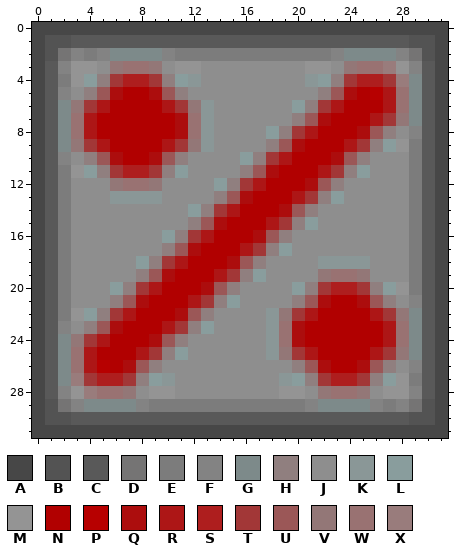
Pixel-art sprite -- Images/Icons/ModuloIcon.png. Above: the version before the commit.
The file is 32x32 pixels. Colours within 5 levels of each other are drawn and written as one.
Palette (. is transparent): A #474747  B #535353  C #595959  D #757474  E #7c7c7c  F #838383  G #7d8a8a  H #907f7f  J #8e8e8e  K #8a9797  L #899d9d  M #949494  N #b10000  P #b70000  Q #ac0d0d  R #ad1616  S #ae1e1e  T #a23737  U #9b5757  V #937777  W #997272  X #997c7c
Pixels before, first column x 0:
 0 AAAAAAAAAAAAAAAAAAAAAAAAAAAAAAAA
 1 ABBCCCCCCCCCCCCCCCCCCCCCCCCCCBBA
 2 ABDFEFGGGGFEEEEEEEEEEEEFGGGGFDBA
 3 ACFMMJVWWVJMMJJJJJJJJMMJVWWXMFCA
 4 ACEMLHTSSTHLKJJJJJJJJKLHTSSTXGCA
 5 ACFJHUQNNQUHJJJJJJJJJJHUQNPRWGCA
 6 ACGVTRNNNNRTVKJJJJJJLHTRNNNRWGCA
 7 ACGWRNNNNNNQWKJJJJJJHUQNNNRTVGCA
 8 ACGWRNNNNNNQWKJJJJLHTRNNNQUHJFCA
 9 ACGVTRNNNNRTVKJJJJHUQNNNRTHLMECA
10 ACFJHUQNNQUHJJJJLHTRNNNQUHJJJECA
11 ACEMLHTSSTHLJJJJHUQNNNRTHLJJJECA
12 ACEJJJVWWVJJJJLHTRNNNQUHJJJJJECA
13 ACEJJJKKKKJJJJHUQNNNRTHLJJJJJECA
14 ACEJJJJJJJJJLHTRNNNQUHJJJJJJJECA
15 ACEJJJJJJJJJHUQNNNRTHLJJJJJJJECA
16 ACEJJJJJJJLHTRNNNQUHJJJJJJJJJECA
17 ACEJJJJJJJHUQNNNRTHLJJJJJJJJJECA
18 ACEJJJJJLHTRNNNQUHJJJJKKKKJJJECA
19 ACEJJJJJHUQNNNRTHLJJJJVWWVJJJECA
20 ACEJJJLHTRNNNQUHJJJJLHTSSTHLMECA
21 ACEJJJHUQNNNRTHLJJJJHUQNNQUHJFCA
22 ACEMLHTRNNNQUHJJJJKVTRNNNNRTVGCA
23 ACFJHUQNNNRTHLJJJJKWQNNNNNNRWGCA
24 ACGVTRNNNQUHJJJJJJKWQNNNNNNRWGCA
25 ACGWRNNNRTHLJJJJJJKVTRNNNNRTVGCA
26 ACGWRPNQUHJJJJJJJJJJHUQNNQUHJFCA
27 ACGXTSSTHLKJJJJJJJJKLHTSSTHLMECA
28 ACFMXWWVJMMJJJJJJJJMMJVWWVJMMFCA
29 ABDFGGGGFEEEEEEEEEEEEFGGGGFEFDBA
30 ABBCCCCCCCCCCCCCCCCCCCCCCCCCCBBA
31 AAAAAAAAAAAAAAAAAAAAAAAAAAAAAAAA
The result:
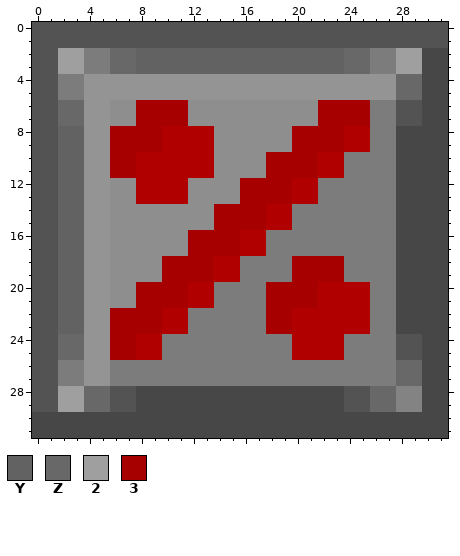
Colours new in this view: Y #626262  Z #686868  2 #9f9f9f  3 #a60000
Diff:
Changed rows in their new state; - is an unchanged pixel.
first column x 0:
 0 BBBBBBBBBBBBBBBBBBBBBBBBBBBBBBBB
 1 B--BBBBBBBBBBBBBBBBBBBBBBBBBB--B
 2 B-22-EZZYYYYYYYYYYYYYYYYZZEE22A-
 3 BB22EEZZYYYYYYYYYYYYYYYYZZEE22A-
 4 BB-EMMMMMMMMMMMMMMMMMMMMMMMMZZA-
 5 BBEEMMMMMMMMMMMMMMMMMMMMMMMMZZA-
 6 BBZZMMJJ3333JJ------JJ3333EEBBA-
 7 BBZZMMJJ3333JJ------JJ3333EEBBA-
 8 BBYYMM3333-NNN----JJ3333-NEEAAA-
 9 BBYYMM3333NNNN----JJ3333NNEEAAA-
10 BBYYMM33-NNNNN--JJ3333-NEEEEAAA-
11 BBYYMM33NNNNNN--JJ3333NNEEEEAAA-
12 BBYYMMJJNNNN--JJ3333-NEEEEEEAAA-
13 BBYYMMJJNNNN--JJ3333NNEEEEEEAAA-
14 BBYYMM------JJ3333-NEEEEEEEEAAA-
15 BBYYMM------JJ3333NNEEEEEEEEAAA-
16 BBYYMM----JJ3333-NEEEEEEEEEEAAA-
17 BBYYMM----JJ3333NNEEEEEEEEEEAAA-
18 BBYYMM--JJ3333-NEEEE3333EEEEAAA-
19 BBYYMM--JJ3333NNEEEE3333EEEEAAA-
20 BBYYMMJJ3333-NEEEE3333NNNNEEAAA-
21 BBYYMMJJ3333NNEEEE3333N--NEEAAA-
22 BBYYMM3333-NEEEEEE33NN----EEAAA-
23 BBYYMM3333NNEEEEEE33N-----EEAAA-
24 BBZZMM33-NEEEEEEEEEEN---EEEEBBA-
25 BBZZMM33NNEEEEEEEEEENN--EEEEBBA-
26 BBEEMMEEEEEEEEEEEEEEEEEEEEEEZZA-
27 BBEEMMEEEEEEEEEEEEEEEEEEEEEEZZA-
28 BB22ZZBBAAAAAAAAAAAAAAAABBZZF-A-
29 B-22ZZBBAAAAAAAAAAAAAAAABBZZ-FA-
30 -AAAAAAAAAAAAAAAAAAAAAAAAAAAAAA-
